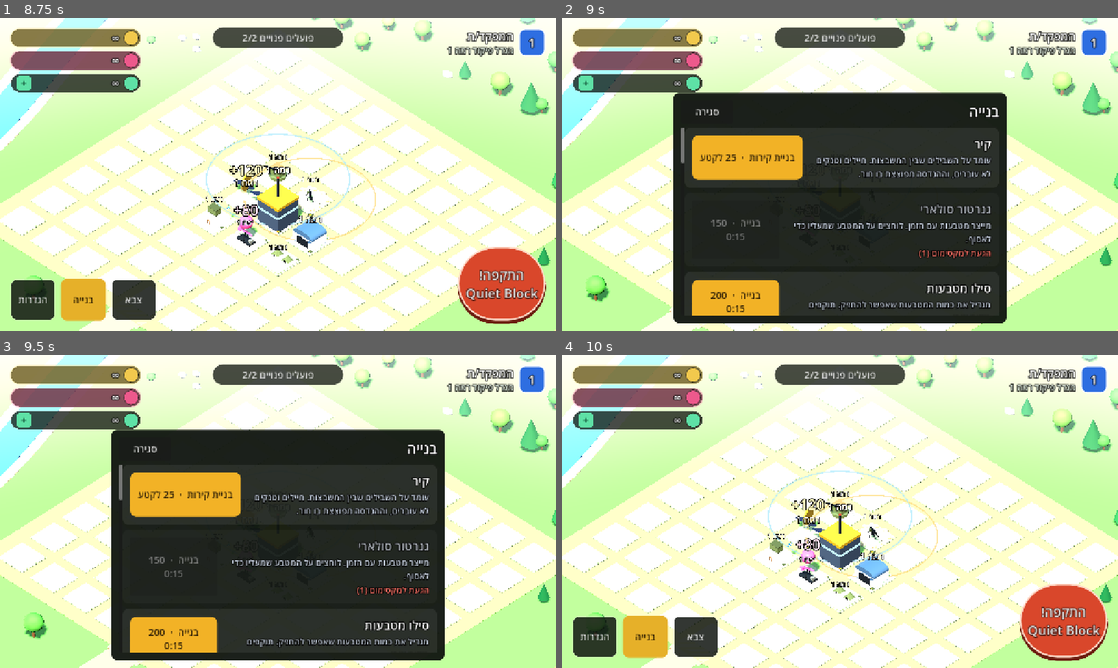
Above: before the commit, frames 1-4 (two rows, left to right).
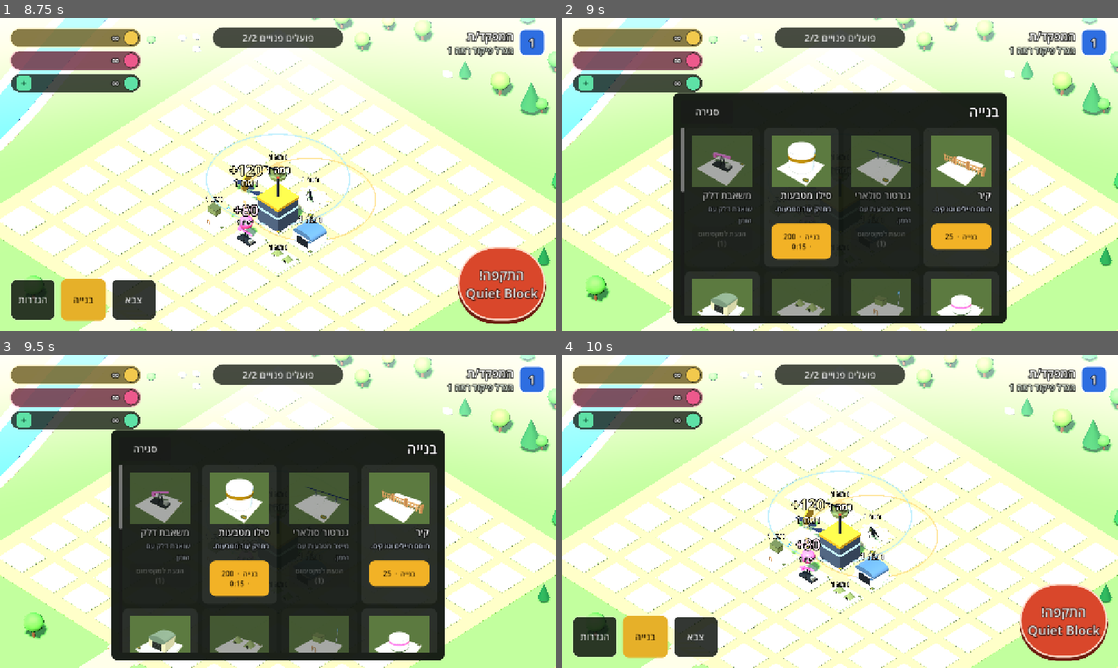
Above: after the commit, the same moments.

Repository: skywatchcom-design/drone-kingdom
Game: Godot game, scene res://scenes/home/home.tscn
The game is run twice, just before and just after one commit, with the same random seed, the same clock (stepped at 60 frames per second) and the same inputs.
Inputs:
- Up to frame 1 (8.75 s): click "+" at 0.5 s; click "התקפה! Quiet Block" at 1.25 s; click "סיום" at 2 s; click "שוב" at 2.75 s; click "חוליית חי'ר x2" at 3.5 s; click "שליח x2" at 4.25 s; click "סיום" at 5 s; click "לבסיס" at 5.75 s; click "צבא" at 6.5 s; click "פועלים פנויים 2/2" at 7.25 s; click "סגירה" at 8 s
- Up to frame 2 (9 s): click "בנייה" at 8.75 s
- Up to frame 3 (9.5 s): no input
- Up to frame 4 (10 s): click "סגירה" at 9.5 s

Frame 1 is identical in both runs. In frame 2, 17% of the frame differs, in the area x 21-78%, y 37-96%; in frame 3, 17%; in frame 4, nothing differs.

Commit message:
Build menu cards with pictures
- The build menu is a grid of cards: a picture of the structure at level 1 (rendered
  once), its name, one short line on what it does, and price and time. Cards that cannot
  be built yet are faded and say why. Walls have their own card.
- Home: --screenshot-build opens the build menu on start.

Co-Authored-By: Claude Opus 5.5 <noreply@anthropic.com>

Diff:
--- a/scripts/core/i18n.gd
+++ b/scripts/core/i18n.gd
@@ -145,6 +145,22 @@
 	"Unlock  ·  %d fuel": "פתיחה  ·  %d דלק",
 	"Build here": "בנייה כאן",
 	"Wall": "קיר",
+	"Makes coins over time.": "מייצר מטבעות עם הזמן.",
+	"Holds more coins.": "מחזיק עוד מטבעות.",
+	"Pumps fuel over time.": "שואבת דלק עם הזמן.",
+	"Holds more fuel.": "מחזיק עוד דלק.",
+	"Trains your army.": "מאמן את הצבא.",
+	"Your army waits here.": "כאן הצבא מחכה להתקפה.",
+	"Unlocks and upgrades soldiers and tanks.": "פותח ומשדרג לוחמים וטנקים.",
+	"Unlocks and upgrades drones.": "פותח ומשדרג רחפנים.",
+	"Prepares air strikes and flares.": "מכין תקיפות אוויריות וזיקוקים.",
+	"Blocks soldiers and tanks.": "חוסם חיילים וטנקים.",
+	"Fires bursts at soldiers.": "יורה צרורות על לוחמים.",
+	"Heavy shells against tanks.": "פגזים כבדים נגד טנקים.",
+	"Shoots down drones.": "מפילה רחפנים.",
+	"Hits groups of soldiers from afar.": "פוגעת בקבוצות לוחמים מרחוק.",
+	"Scrambles drones in its field.": "משבש רחפנים בשדה שלו.",
+	"Build  ·  %d": "בנייה  ·  %d",
 	"Stands on the paths between pads. Soldiers and tanks can't pass; engineers blow holes in it.": "עומד על השבילים שבין המשבצות. חיילים וטנקים לא עוברים, וההנדסה מפוצצת בו חור.",
 	"Tap or drag along the paths to build walls  ·  %d / %d": "נוגעים או גוררים לאורך השבילים כדי לבנות קירות  ·  %d / %d",
 	"Done": "סיום",
--- a/scripts/data/catalog.gd
+++ b/scripts/data/catalog.gd
@@ -39,6 +39,25 @@
 	"jammer": "Scrambles drones inside its field so they drift and slow down.",
 }
 
+## One short line per structure for the build menu cards.
+const SHORT := {
+	"generator": "Makes coins over time.",
+	"storage": "Holds more coins.",
+	"pump": "Pumps fuel over time.",
+	"tank": "Holds more fuel.",
+	"camp": "Trains your army.",
+	"quarters": "Your army waits here.",
+	"garage": "Unlocks and upgrades soldiers and tanks.",
+	"hangar": "Unlocks and upgrades drones.",
+	"support": "Prepares air strikes and flares.",
+	"wall": "Blocks soldiers and tanks.",
+	"mg": "Fires bursts at soldiers.",
+	"at": "Heavy shells against tanks.",
+	"aa": "Shoots down drones.",
+	"mortar": "Hits groups of soldiers from afar.",
+	"jammer": "Scrambles drones in its field.",
+}
+
 ## vs: damage multiplier against soldiers, tanks and drones. Each defense is best against one.
 const DEFENSES := {
 	"mg": {"name": "MG Nest", "cost": 200, "radius": 11.0, "dps": 65.0,
--- a/scripts/home/home.gd
+++ b/scripts/home/home.gd
@@ -4,7 +4,8 @@
 ## Camp), unlock and upgrade units in the Garage and the Hangar, then Attack. Settings holds
 ## language, sound, practice on your own base and dev tools.
 ## Run with `-- --screenshot-panel` / `--screenshot-hq` / `--screenshot-army` /
-## `--screenshot-hangar` / `--screenshot-garage` / `--screenshot-settings` to open a sheet on start.
+## `--screenshot-hangar` / `--screenshot-garage` / `--screenshot-build` / `--screenshot-settings` to open a
+## sheet on start.
 
 const RAID_SCENE := "res://scenes/raid/raid.tscn"
 ## Height of the view in meters (the screen is held sideways).
@@ -72,6 +73,8 @@
 		_open_lab("hangar")
 	elif args.has("--screenshot-garage"):
 		_open_lab("garage")
+	elif args.has("--screenshot-build"):
+		_open_build([])
 	elif args.has("--screenshot-settings"):
 		_open_settings()
 
@@ -329,47 +332,93 @@
 
 
 func _build_menu(cell: Array) -> Control:
+	var grid := GridContainer.new()
+	grid.columns = 4
+	grid.add_theme_constant_override("h_separation", 10)
+	grid.add_theme_constant_override("v_separation", 10)
+	for option in ["wall"] + Catalog.BUILD_ORDER:
+		grid.add_child(_build_card(option, cell))
+	return grid
+
+
+## A build menu card: a picture of the structure, its name, one short line on what it does,
+## and the price and time (or why it can't be built yet, in which case the card is faded).
+func _build_card(type: String, cell: Array) -> Control:
+	var wall := type == "wall"
+	var why := GameState.wall_block_reason() if wall else GameState.build_block_reason(type)
+	var card := _card(why == "")
+	card.size_flags_horizontal = Control.SIZE_EXPAND_FILL
+	if why != "":
+		card.modulate = Color(1, 1, 1, 0.6)
 	var box := VBoxContainer.new()
-	box.add_theme_constant_override("separation", 12)
-	var wall_card := _card(true)
-	box.add_child(wall_card)
-	var wall_row := HBoxContainer.new()
-	wall_card.add_child(wall_row)
-	var wall_info := VBoxContainer.new()
-	wall_info.size_flags_horizontal = Control.SIZE_EXPAND_FILL
-	wall_row.add_child(wall_info)
-	HomeHud.make_label(wall_info, Catalog.display_name("wall"), 28)
-	_wrap(HomeHud.make_label(wall_info, I18n.t(Catalog.INFO["wall"]), 20, SOFT))
-	var wall_btn := HomeHud.make_button(wall_row, I18n.t("Build walls  ·  %d each") % Catalog.WALL_COST, 22, 80)
-	wall_btn.size_flags_horizontal = Control.SIZE_SHRINK_CENTER
-	wall_btn.custom_minimum_size.x = 200
-	_gold(wall_btn, true)
-	wall_btn.pressed.connect(_start_wall_mode)
-	for option in Catalog.BUILD_ORDER:
-		var why := GameState.build_block_reason(option)
-		var card := _card(why == "")
-		box.add_child(card)
-		var row := HBoxContainer.new()
-		row.add_theme_constant_override("separation", 14)
-		card.add_child(row)
-		var info := VBoxContainer.new()
-		info.size_flags_horizontal = Control.SIZE_EXPAND_FILL
-		row.add_child(info)
-		HomeHud.make_label(info, Catalog.display_name(option), 28, Color.WHITE if why == "" else Color(0.65, 0.67, 0.7))
-		_wrap(HomeHud.make_label(info, I18n.t(Catalog.INFO[option]), 20, SOFT))
-		if why != "":
-			_wrap(HomeHud.make_label(info, why, 20, BAD))
-		var b := HomeHud.make_button(row, I18n.t("Build  ·  %d\n%s") % [Catalog.build_cost(option), HomeHud.clock(Catalog.build_seconds(option, 1))], 22, 80)
-		b.size_flags_horizontal = Control.SIZE_SHRINK_CENTER
-		b.custom_minimum_size.x = 200
-		b.disabled = why != ""
-		_gold(b, why == "")
-		b.pressed.connect(func() -> void:
-			if cell.is_empty():
-				_start_placing(option)
-			else:
-				_do_build(option, cell))
-	return box
+	box.add_theme_constant_override("separation", 4)
+	card.add_child(box)
+	box.add_child(_thumbnail(type))
+	HomeHud.make_label(box, Catalog.display_name(type), 22)
+	var line := _wrap(HomeHud.make_label(box, I18n.t(Catalog.SHORT[type]), 16, SOFT))
+	line.custom_minimum_size.y = 42
+	var price := I18n.t("Build  ·  %d") % (Catalog.WALL_COST if wall else Catalog.build_cost(type))
+	if not wall:
+		price += "  ·  " + HomeHud.clock(Catalog.build_seconds(type, 1))
+	var b := HomeHud.make_button(box, price if why == "" else why, 16, 52)
+	b.autowrap_mode = TextServer.AUTOWRAP_WORD_SMART
+	b.disabled = why != ""
+	_gold(b, why == "")
+	b.pressed.connect(func() -> void:
+		if wall:
+			_start_wall_mode()
+		elif cell.is_empty():
+			_start_placing(type)
+		else:
+			_do_build(type, cell))
+	return card
+
+
+## A picture of a structure at level 1, rendered once into a small 3D stage.
+func _thumbnail(type: String) -> Control:
+	var frame := SubViewportContainer.new()
+	frame.stretch = true
+	frame.custom_minimum_size = Vector2(0, 118)
+	frame.mouse_filter = Control.MOUSE_FILTER_IGNORE
+	var vp := SubViewport.new()
+	vp.own_world_3d = true
+	vp.msaa_3d = Viewport.MSAA_4X
+	vp.render_target_update_mode = SubViewport.UPDATE_ONCE
+	frame.add_child(vp)
+	var env := Environment.new()
+	env.background_mode = Environment.BG_COLOR
+	env.background_color = Color(0.36, 0.48, 0.25)
+	env.ambient_light_source = Environment.AMBIENT_SOURCE_COLOR
+	env.ambient_light_color = Color(0.6, 0.65, 0.7)
+	env.ambient_light_energy = 0.9
+	env.tonemap_mode = Environment.TONE_MAPPER_ACES
+	var world_env := WorldEnvironment.new()
+	world_env.environment = env
+	vp.add_child(world_env)
+	var light := DirectionalLight3D.new()
+	light.rotation_degrees = Vector3(-52, 28, 0)
+	light.light_energy = 1.4
+	light.shadow_enabled = true
+	vp.add_child(light)
+	var stage := Node3D.new()
+	vp.add_child(stage)
+	MeshKit.add(stage, MeshKit.box(Vector3(5.4, 0.12, 5.4)), MeshKit.mat(Color(0.6, 0.67, 0.48), 0.9), Vector3(0, 0.06, 0))
+	if type == "wall":
+		StructureModels.wall(stage, [0, 0, 1], 1).position = Vector3.ZERO
+	elif Catalog.is_defense(type):
+		var d := Catalog.make_defense(type)
+		stage.add_child(d)
+		d.setup(Catalog.defense_stats(type, 1), 0.12)
+		d.show_range(false)
+	else:
+		StructureModels.build(stage, type, 1, Vector3(0, 0.12, 0))
+	for label in stage.find_children("*", "Label3D", true, false):
+		(label as Node3D).visible = false
+	var cam := Camera3D.new()
+	cam.fov = 40.0
+	vp.add_child(cam)
+	cam.look_at_from_position(Vector3(5.6, 6.4, 7.4), Vector3(0, 1.1, 0))
+	return frame
 
 
 # ---------------------------------------------------------------- walls
